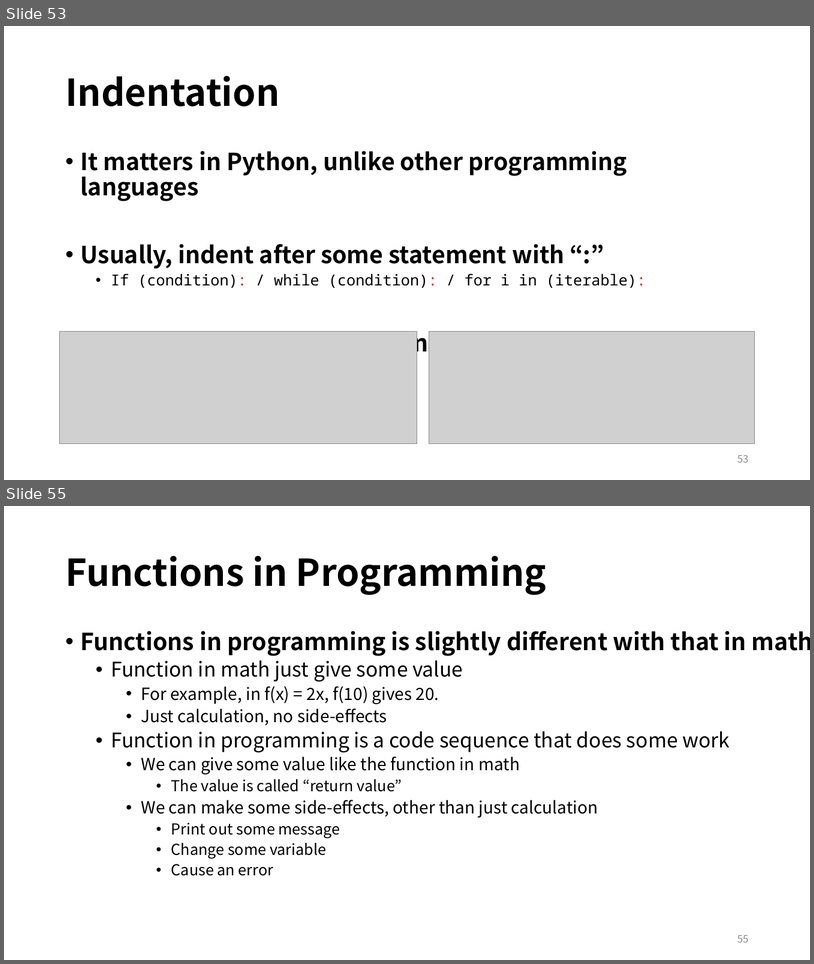
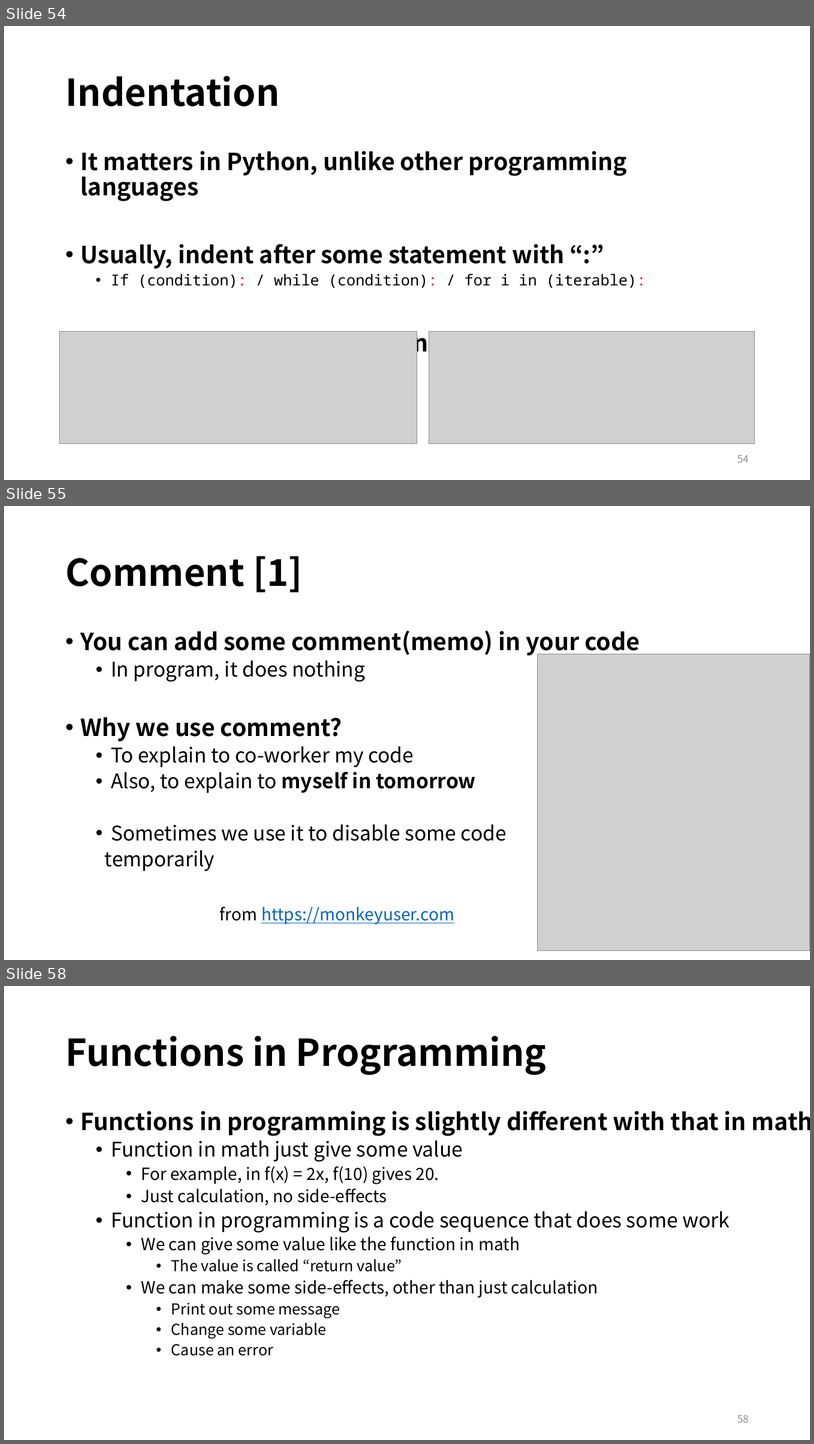
Before and after one commit to EunSeong-Park/EunSeong-Park.github.io, a slide deck: contents/2020_ITinerary/assets/session_1/preclass.pptx. Shown one above the other, each under a label of ours: slides 53 and 55 before the commit, slides 54, 55 and 58 after it; the slides between them are not shown. The pictures are 814x964 and 814x1444 pixels, drawn with LibreOffice and Linux fonts; fonts in the diff are those of the drawing; grey boxes stand for pictures. Boxes give left, top, right and bottom in pixels: in the first picture for what was removed or moved away, otherwise in the second. Text is boxed around its words. In the diff, an @@ line names an element or a change of style, - is before the commit and + after.

```diff
--- a/contents/2020_ITinerary/assets/session_1/preclass.pptx
+++ b/contents/2020_ITinerary/assets/session_1/preclass.pptx
@@ slide 55 added at box(4, 506, 810, 960), background #FFFFFF @@
@@ title added at box(65, 556, 303, 592), 44 pt, text #000000, bold @@
+Comment [1]
@@ text added at box(81, 630, 640, 924), 24 pt, text #000000 @@
+• You can add some comment(memo) in your code
+  • In program, it does nothing
+• Why we use comment?
+  • To explain to co-worker my code
+  • Also, to explain to myself in tomorrow
+  • Sometimes we use it to disable some code
+  temporarily
+from https://monkeyuser.com
@@ picture added at box(538, 654, 810, 951) @@
@@ what was slide 53 is now slide 54 @@
@@ page number at box(738, 455, 749, 462): text changed @@
-53
+54
@@ what was slide 55 is now slide 58 @@
@@ page number at box(738, 1414, 749, 1422): text changed @@
-55
+58
```
Also in this commit, not shown: 2 other slides added, 3 other files.
